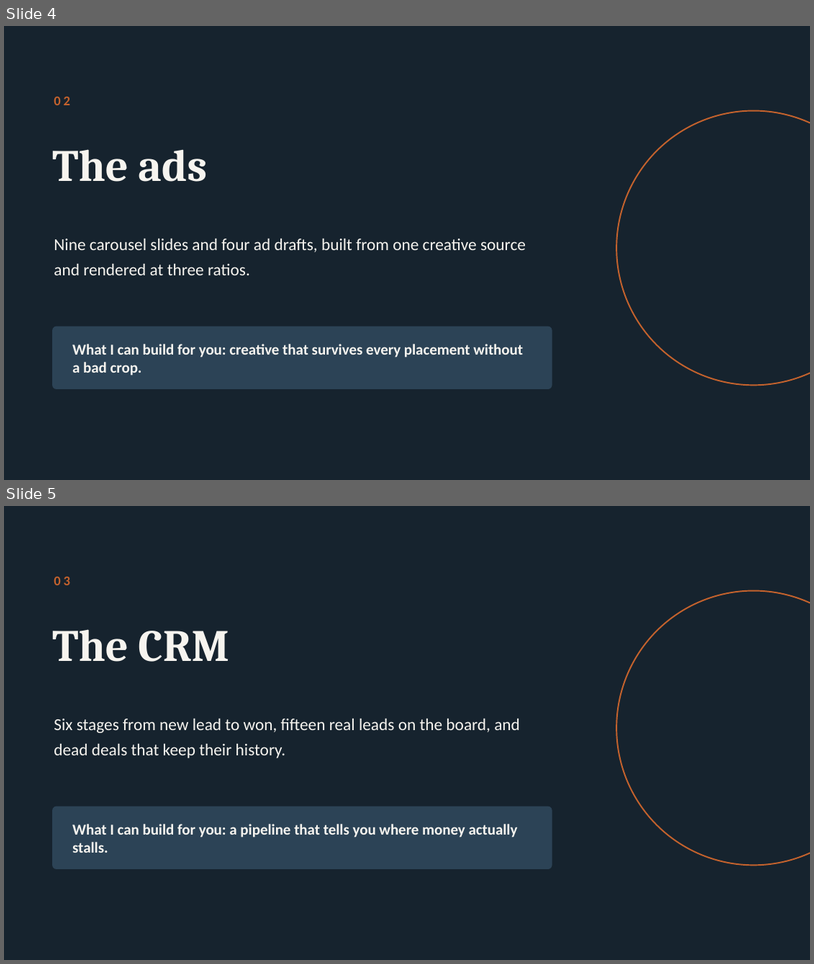
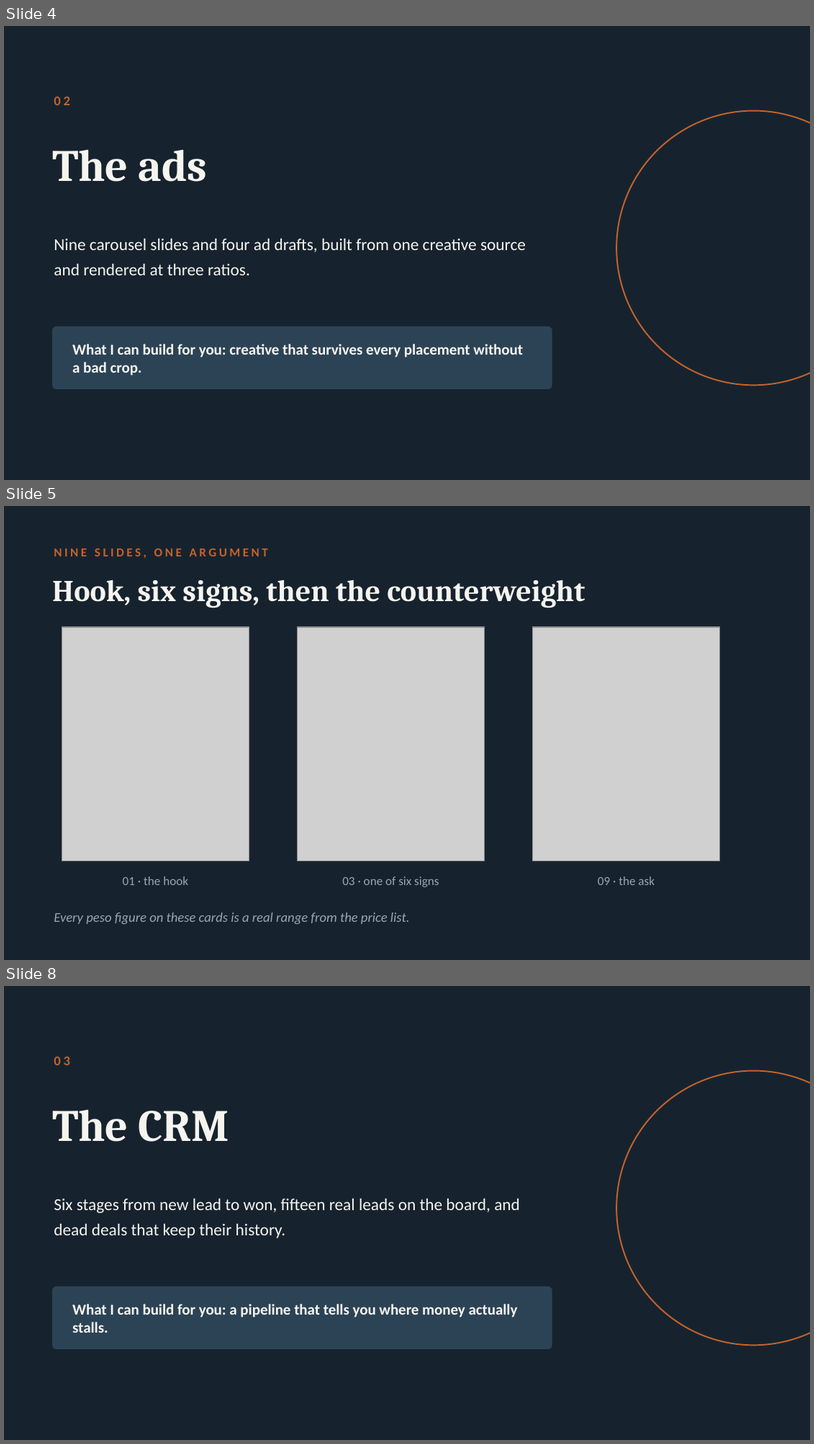
Before and after one commit to kennbutchoigutierrez/trueline-capstone, a slide deck: pitch/deck.pptx. Shown one above the other, each under a label of ours: slides 4 and 5 before the commit, slides 4, 5 and 8 after it; the slides between them are not shown. The pictures are 814x964 and 814x1444 pixels, drawn with LibreOffice and Linux fonts; fonts in the diff are those of the drawing; grey boxes stand for pictures. Boxes give left, top, right and bottom in pixels: in the first picture for what was removed or moved away, otherwise in the second. Text is boxed around its words. In the diff, an @@ line names an element or a change of style, - is before the commit and + after.

```diff
--- a/pitch/deck.pptx
+++ b/pitch/deck.pptx
@@ slide 5 added at (x1=4, y1=506, x2=810, y2=960), background #16232E @@
@@ text added at (x1=54, y1=548, x2=268, y2=558), 11 pt, text #C4622D, bold @@
+NINE SLIDES, ONE ARGUMENT
@@ text added at (x1=52, y1=579, x2=585, y2=608), 27 pt, text #F6F4EF, bold @@
+Hook, six signs, then the counterweight
@@ picture added at (x1=62, y1=627, x2=249, y2=861) @@
@@ picture added at (x1=298, y1=627, x2=485, y2=861) @@
@@ picture added at (x1=533, y1=627, x2=720, y2=861) @@
@@ text added at (x1=123, y1=876, x2=188, y2=885), 11 pt, text #9AA7B2 @@
+01 · the hook
@@ text added at (x1=342, y1=876, x2=439, y2=887), 11 pt, text #9AA7B2 @@
+03 · one of six signs
@@ text added at (x1=598, y1=876, x2=655, y2=885), 11 pt, text #9AA7B2 @@
+09 · the ask
@@ text added at (x1=54, y1=912, x2=410, y2=924), 12 pt, text #9AA7B2, italic @@
+Every peso figure on these cards is a real range from the price list.
@@ what was slide 5 is now slide 8 @@
```
Also in this commit, not shown: 2 other slides added, 2 other files.
